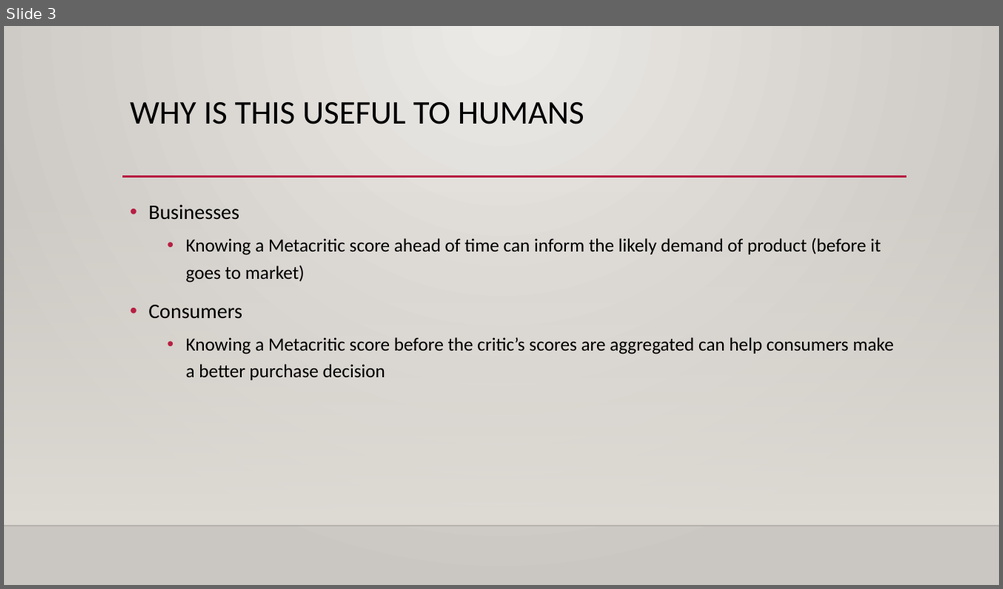
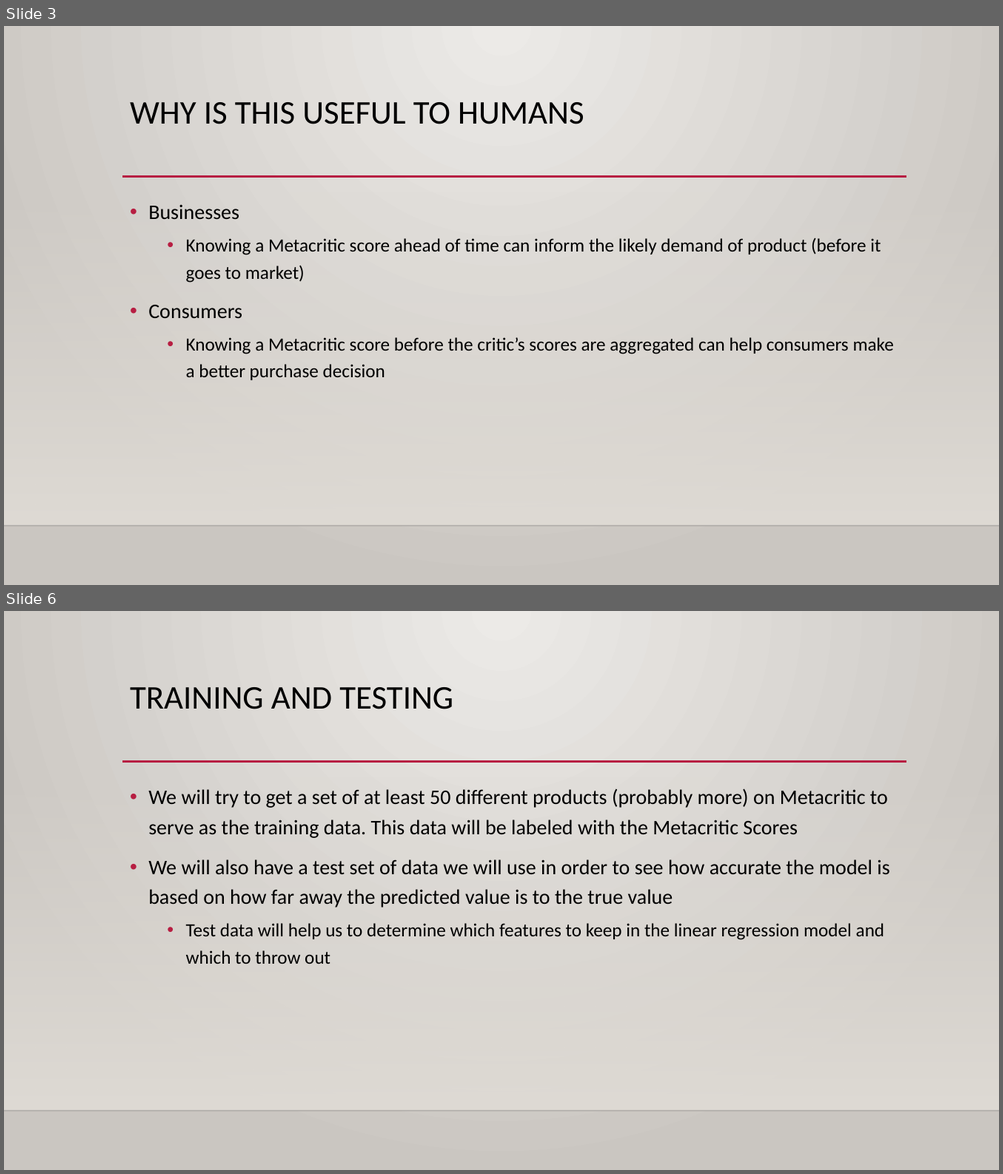
Before and after one commit to amspies/cse408, a slide deck: Project_3_Proposal.pptx. Shown one above the other, each under a label of ours: slide 3 before the commit, slides 3 and 6 after it; the slides between them are not shown. The pictures are 1003x589 and 1003x1174 pixels, drawn with LibreOffice and Linux fonts; fonts in the diff are those of the drawing; background and template pictures are left out. Boxes give left, top, right and bottom in pixels: in the first picture for what was removed or moved away, otherwise in the second. Text is boxed around its words. In the diff, an @@ line names an element or a change of style, - is before the commit and + after.

```diff
--- a/Project_3_Proposal.pptx
+++ b/Project_3_Proposal.pptx
@@ slide 6 added at (4,611,999,1170), background gradient #ECEAE7 to #CAC7C1; not listed: 3 template elements that a slide beside it also shows @@
@@ title added at (130,687,453,709), 32 pt, text #000000 @@
+TRAINING AND TESTING
@@ text added at (148,789,889,964), 20 pt, text #000000 @@
+• We will try to get a set of at least 50 different products (probably more) on Metacritic to serve as the training data. This data will be labeled with the Metacritic Scores
+• We will also have a test set of data we will use in order to see how accurate the model is based on how far away the predicted value is to the true value
+  • Test data will help us to determine which features to keep in the linear regression model and which to throw out
```
Also in this commit, not shown: 1 slide changed, 2 other slides added.
